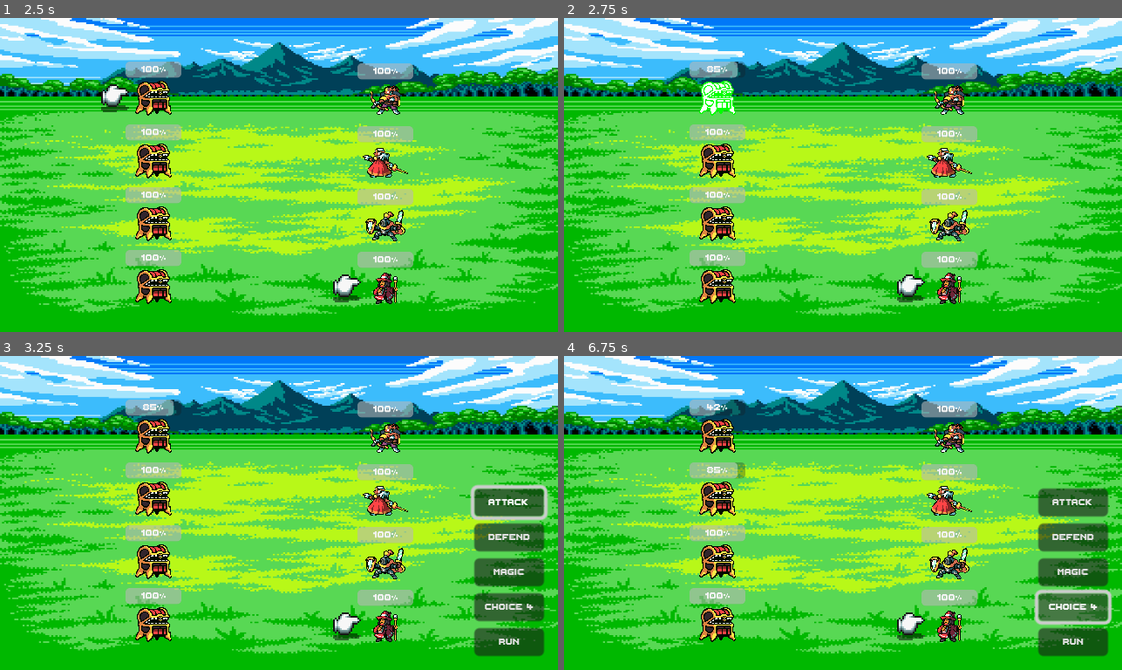
Above: before the commit, frames 1-4 (two rows, left to right).
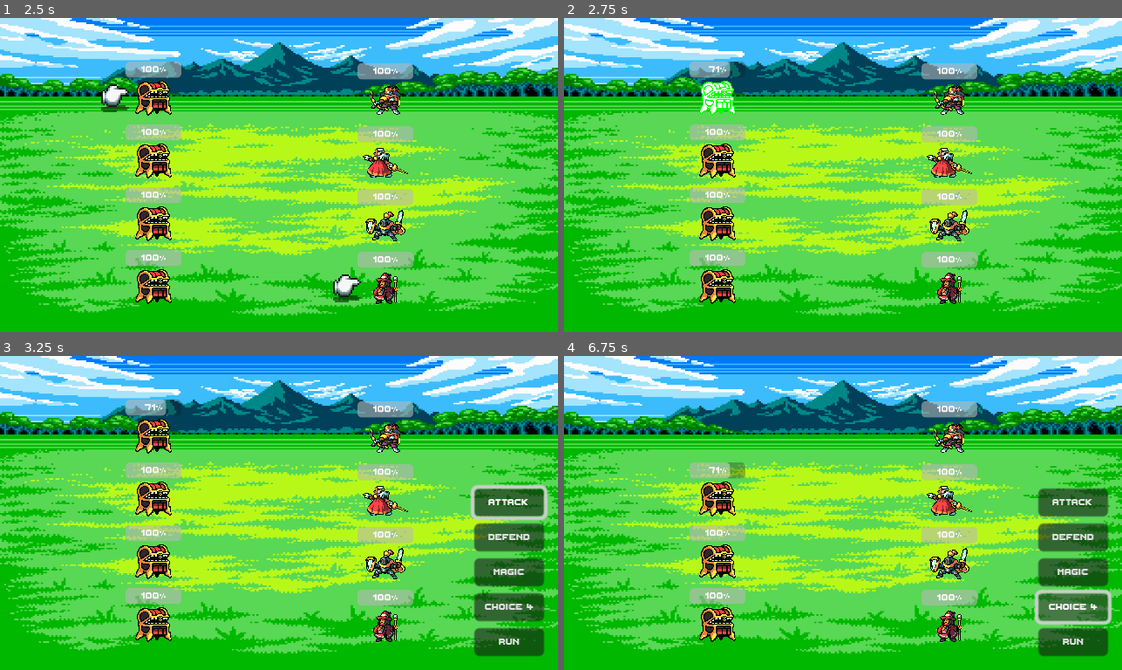
Above: after the commit, the same moments.

Repository: waleedlugod/jrpg
Game: Godot game, scene res://scenes/battle_scene.tscn
Same seed, same stepped clock (60 frames per second), same inputs: the game is played once before the commit and once after it.
Inputs:
- Up to frame 1 (2.5 s): click "Attack" at 0.5 s; tap Enter (ui_accept) at 1.25, 1.35, 1.52, 1.82, 2.1, 2.27 s; hold Up (ui_up) 1.28-2.03 s; hold Down (ui_down) from 2.03 s (still down)
- Up to frame 2 (2.75 s): keep holding Down (ui_down); tap Enter (ui_accept) at 2.57 s
- Up to frame 3 (3.25 s): release Down (ui_down) at 2.78 s; hold Up (ui_up) from 2.78 s (still down); tap Enter (ui_accept) at 2.85 s
- Up to frame 4 (6.75 s): release Up (ui_up) at 3.5 s; click "Defend" at 3.5 s; click "Magic" at 4.25 s; hold Up (ui_up) 5.03-5.78 s; tap Enter (ui_accept) at 5.1, 5.27, 5.57, 5.85, 6.02, 6.32 s; hold Down (ui_down) 5.78-6.5 s; click "Choice 4" at 6.5 s

Frame 1 is identical in both runs. In frame 2, 0.4% of the frame differs, in the area x 25-65%, y 13-91%; in frame 3, 0.4%; in frame 4, 1.4%, in the area x 22-65%, y 13-91%.

Commit message:
fix bug: attack next enemy if target is killed

Diff:
--- a/scripts/battle_scene.gd
+++ b/scripts/battle_scene.gd
@@ -1,6 +1,7 @@
 extends Node2D
 
 @onready var action_choice: VBoxContainer = $"./CanvasLayer/Choice"
+@onready var enemyGroup = $EnemyGroup
 @onready var enemies = $EnemyGroup.enemies
 @onready var playerGroup = $PlayerGroup
 @onready var players = $PlayerGroup.players
@@ -12,15 +13,6 @@
 		enemies[action_target].unfocus()
 		enemies[new_action_target].focus()
 		action_target= new_action_target
-
-
-# handles player currently taking action
-var current_player: int = 0:
-	set(new_current_player):
-		players[current_player].unfocus()
-		players[new_current_player].focus()
-		current_player= new_current_player
-
 
 var action_queue: Array = []
 var chosen_action: String = ""
@@ -49,9 +41,9 @@
 				chosen_action = chosen_action,
 				target = action_target
 			})
-			if current_player + 1 < players.size():
-				current_player += 1
-			clear_action_target_focus()
+			if playerGroup.current_player + 1 < players.size():
+				playerGroup.current_player += 1
+			enemyGroup.clear_focus()
 			show_choice()
 
 	if action_queue.size() == players.size() and not is_battling:
@@ -61,19 +53,24 @@
 
 func start_battle_sequence():
 	action_choice.hide()
+	playerGroup.clear_focus()
+
 	for action in action_queue:
 		print(action)
 		match action.chosen_action:
-			"attack": enemies[action.target].take_damage(1)
-			"defend": players[action.target].is_defending = true
-			"magic": enemies[action.target].take_damage(rng.randi_range(1, 5))
+			"attack":
+				enemyGroup.handle_damage(action.target, 2)
+			"defend":
+				players[action.target].is_defending = true
+			"magic":
+				enemyGroup.handle_damage(action.target, rng.randi_range(1, 5))
 		await get_tree().create_timer(1).timeout
 
 	end_battle_sequence()
 
 func end_battle_sequence():
 	is_battling = false
-	current_player = 0
+	playerGroup.current_player = 0
 	playerGroup._reset_defend()
 	action_queue.clear()
 	show_choice()
@@ -85,14 +82,9 @@
 	action_choice.show()
 	action_choice.find_child("Attack").grab_focus()
 
-
-func clear_action_target_focus() -> void:
-	for enemy in enemies: enemy.unfocus()
-
-
 func start_choose_action_target():
 	action_choice.hide()
-	clear_action_target_focus()
+	enemyGroup.clear_focus()
 	action_target = 0
 
 
@@ -102,8 +94,12 @@
 
 
 func _on_defend_pressed() -> void:
-	action_queue.push_back({chosen_action = "defend", target = current_player})
-	if current_player + 1 < players.size(): current_player += 1
+	action_queue.push_back({
+		chosen_action = "defend",
+		target = playerGroup.current_player
+	})
+	if playerGroup.current_player + 1 < players.size():
+		playerGroup.current_player += 1
 
 
 func _on_magic_pressed() -> void:
--- a/scripts/character.gd
+++ b/scripts/character.gd
@@ -29,6 +29,3 @@
 
 func take_damage(value):
 	if not is_defending: health -= value
-
-func _physics_process(delta: float) -> void:
-	pass
--- a/scripts/enemy_group.gd
+++ b/scripts/enemy_group.gd
@@ -7,3 +7,11 @@
 	enemies = get_children()
 	for i in enemies.size():
 		enemies[i].position = Vector2(0, i*36)
+
+
+func clear_focus() -> void:
+	for enemy in enemies: enemy.unfocus()
+
+func handle_damage(enemy, damage):
+	enemies[enemy].take_damage(damage)
+	if enemies[enemy].health <= 0: enemies.pop_at(enemy).queue_free()
--- a/scripts/player_group.gd
+++ b/scripts/player_group.gd
@@ -6,6 +6,13 @@
 		players[focus].unfocus()
 		players[new_focus].focus()
 		focus = new_focus
+
+# handles player currently taking action
+var current_player: int = 0:
+	set(new_current_player):
+		players[current_player].unfocus()
+		players[new_current_player].focus()
+		current_player = new_current_player
 
 # Called when the node enters the scene tree for the first time.
 func _ready() -> void:
@@ -18,3 +25,10 @@
 func _reset_defend() -> void:
 	for player in players:
 		player.is_defending = false
+
+func clear_focus():
+	for player in players: player.unfocus()
+
+func handle_damage(player, damage):
+	players[player].take_damage(damage)
+	if players[player].health <= 0: players.pop_at(player).queue_free()
